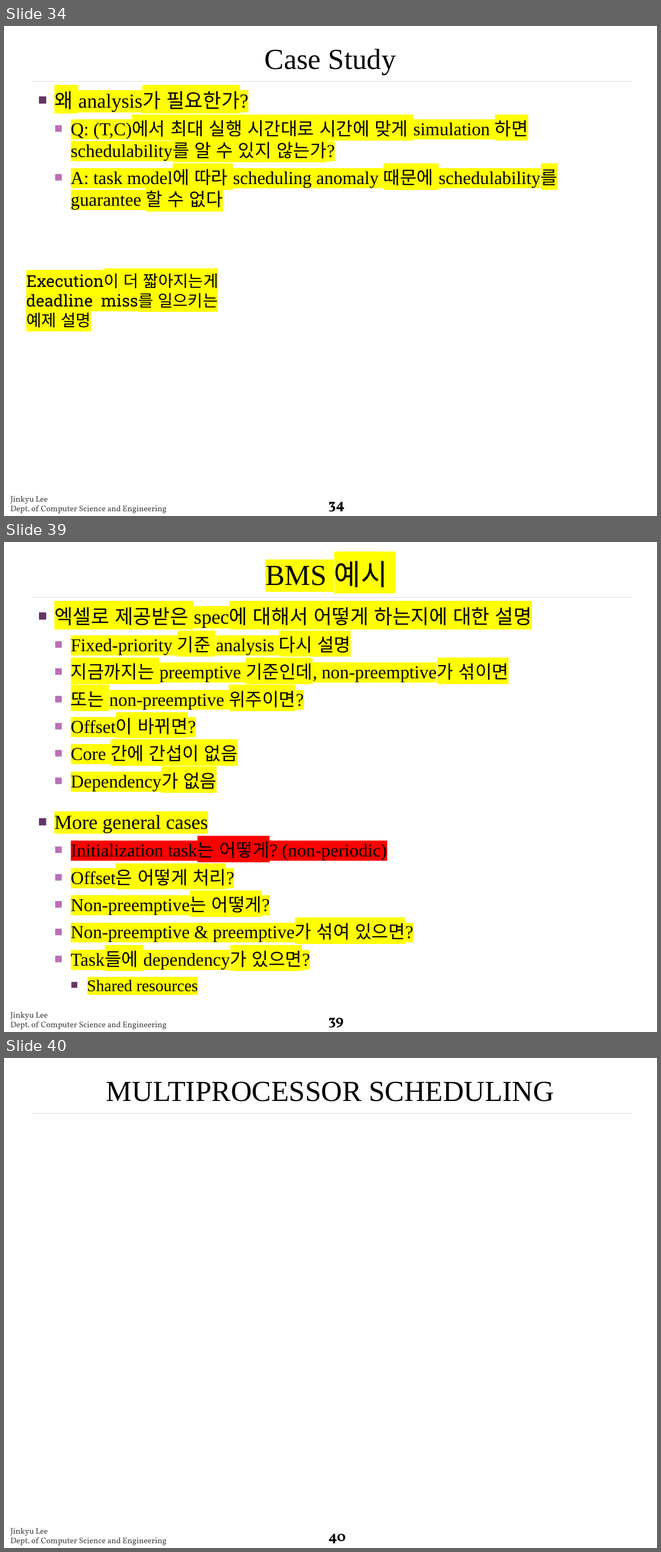
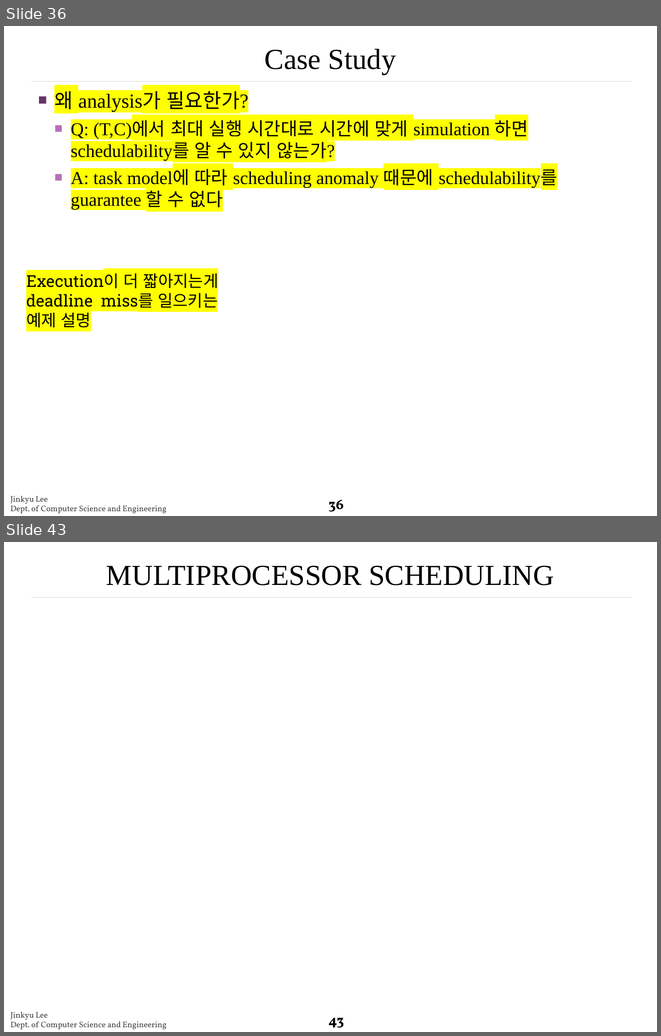
Before and after one commit to rtclskku/website, a slide deck: papers/2.pptx. Shown one above the other, each under a label of ours: slides 34, 39 and 40 before the commit, slides 36 and 43 after it; the slides between them are not shown. The pictures are 661x1552 and 661x1036 pixels, drawn with LibreOffice and Linux fonts; fonts in the diff are those of the drawing; background and template pictures are left out. Boxes give left, top, right and bottom in pixels: in the first picture for what was removed or moved away, otherwise in the second. Text is boxed around its words. In the diff, an @@ line names an element or a change of style, - is before the commit and + after.

```diff
--- a/papers/2.pptx
+++ b/papers/2.pptx
@@ slide 39 removed at (x1=4, y1=542, x2=657, y2=1032), background #FFFFFF; not listed: 3 template elements that a slide beside it also shows @@
@@ title removed at (x1=265, y1=561, x2=388, y2=588) @@
-BMS 예시
@@ text removed at (x1=54, y1=607, x2=532, y2=991) @@
-■ 엑셀로 제공받은 spec에 대해서 어떻게 하는지에 대한 설명
-  ■ Fixed-priority 기준 analysis 다시 설명
-  ■ 지금까지는 preemptive 기준인데, non-preemptive가 섞이면
-  ■ 또는 non-preemptive 위주이면?
-  ■ Offset이 바뀌면?
-  ■ Core 간에 간섭이 없음
-  ■ Dependency가 없음
-■ More general cases
-  ■ Initialization task는 어떻게? (non-periodic)
-  ■ Offset은 어떻게 처리?
-  ■ Non-preemptive는 어떻게?
-  ■ Non-preemptive & preemptive가 섞여 있으면?
-  ■ Task들에 dependency가 있으면?
-    ■ Shared resources
@@ what was slide 34 is now slide 36 @@
@@ page number at (x1=328, y1=499, x2=344, y2=511): text changed @@
-34
+36
@@ what was slide 40 is now slide 43 @@
@@ page number at (x1=328, y1=1017, x2=344, y2=1027): text changed @@
-40
+43
```
Also in this commit, not shown: 8 slides changed, 4 slides added.
